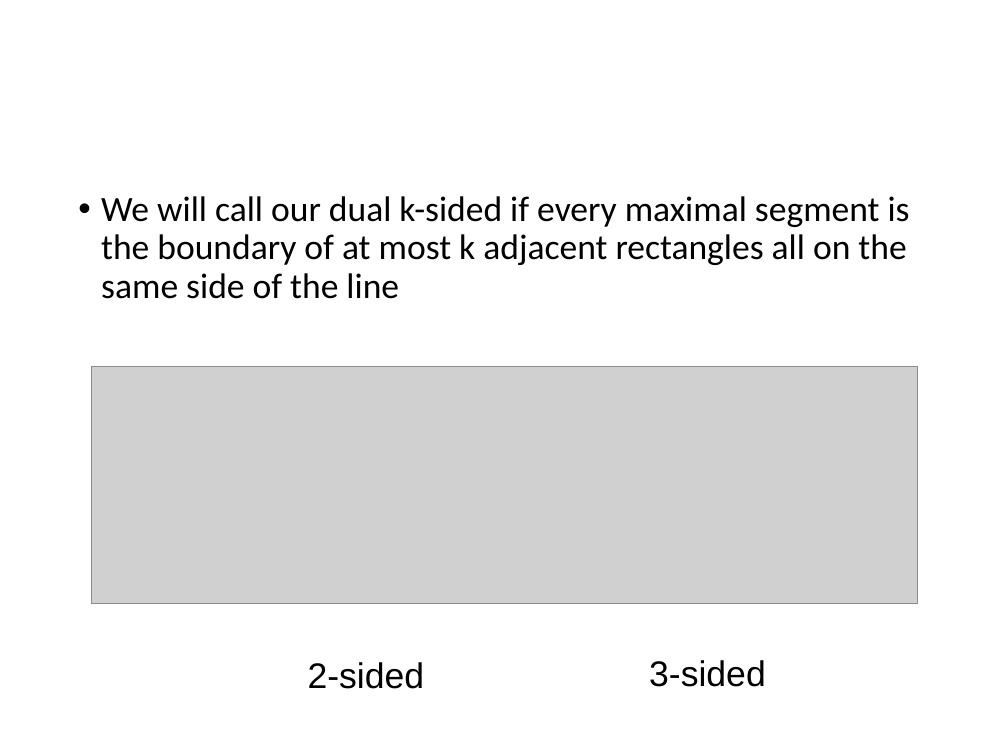
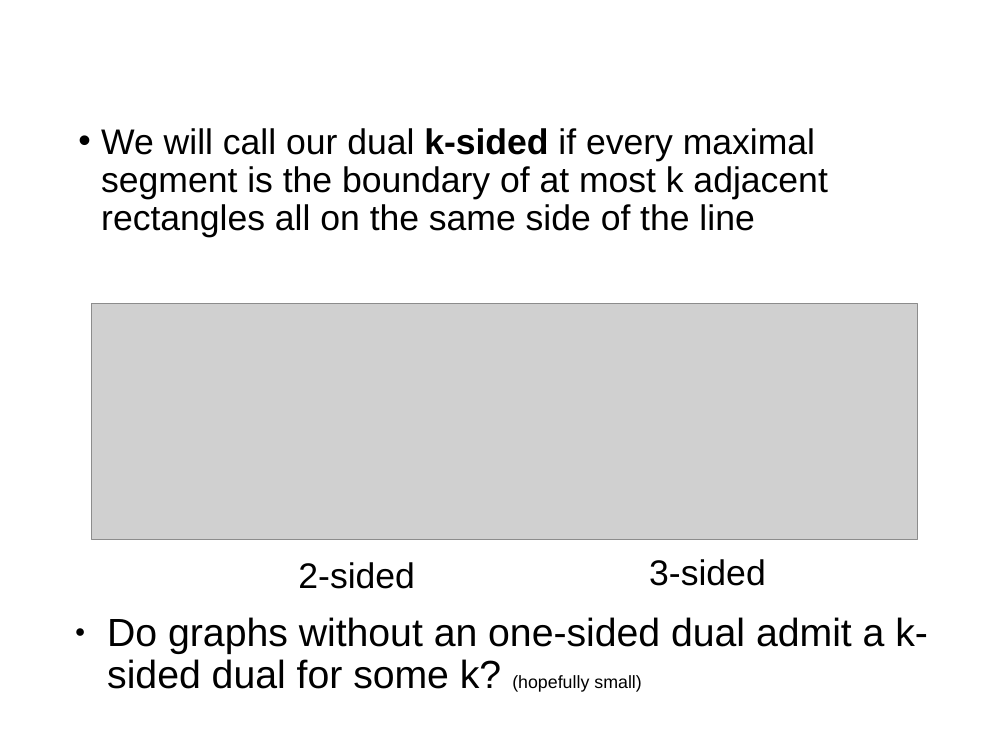
Before and after one commit to SanderBeekhuis/area-universal-duals, a slide deck: slide 21 of midtermtalk/talk.odp (slide 13 before the commit). Drawn at 1008x756 pixels with LibreOffice and Linux fonts; fonts in the diff are those of the drawing; grey boxes stand for pictures; background and template pictures are left out. Boxes give left, top, right and bottom in pixels: in the first picture for what was removed or moved away, otherwise in the second. Text is boxed around its words. In the diff, an @@ line names an element or a change of style, - is before the commit and + after.

```diff
--- a/midtermtalk/talk.odp
+++ b/midtermtalk/talk.odp
@@ text "We will call our dual ..." moved from (x1=101, y1=196, x2=910, y2=299) to (x1=101, y1=128, x2=827, y2=238) @@
@@ text "We will call our dual ..." at (x1=101, y1=128, x2=827, y2=238): font Calibri to Arial; bold on in "k-sided" @@
@@ picture moved from (x1=91, y1=367, x2=917, y2=604) to (x1=91, y1=304, x2=917, y2=541) @@
@@ text "2-sided" moved from (x1=308, y1=662, x2=425, y2=689) to (x1=298, y1=562, x2=415, y2=589) @@
@@ text "3-sided" moved from (x1=649, y1=660, x2=766, y2=687) to (x1=649, y1=559, x2=766, y2=586) @@
@@ text added at (x1=107, y1=617, x2=928, y2=692), 30.9 pt, text #000000 @@
+● Do graphs without an one-sided dual admit a k-sided dual for some k? (hopefully small)
```
Also in this commit, not shown: 15 other slides changed, 13 slides added, 6 slides removed, 36 other files.
